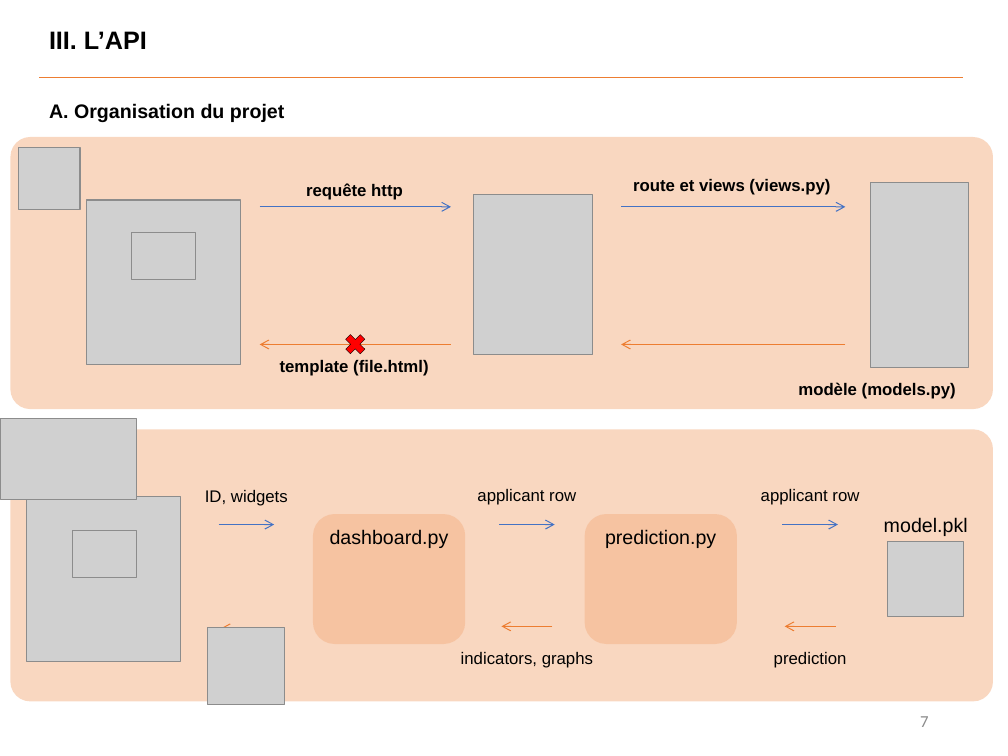
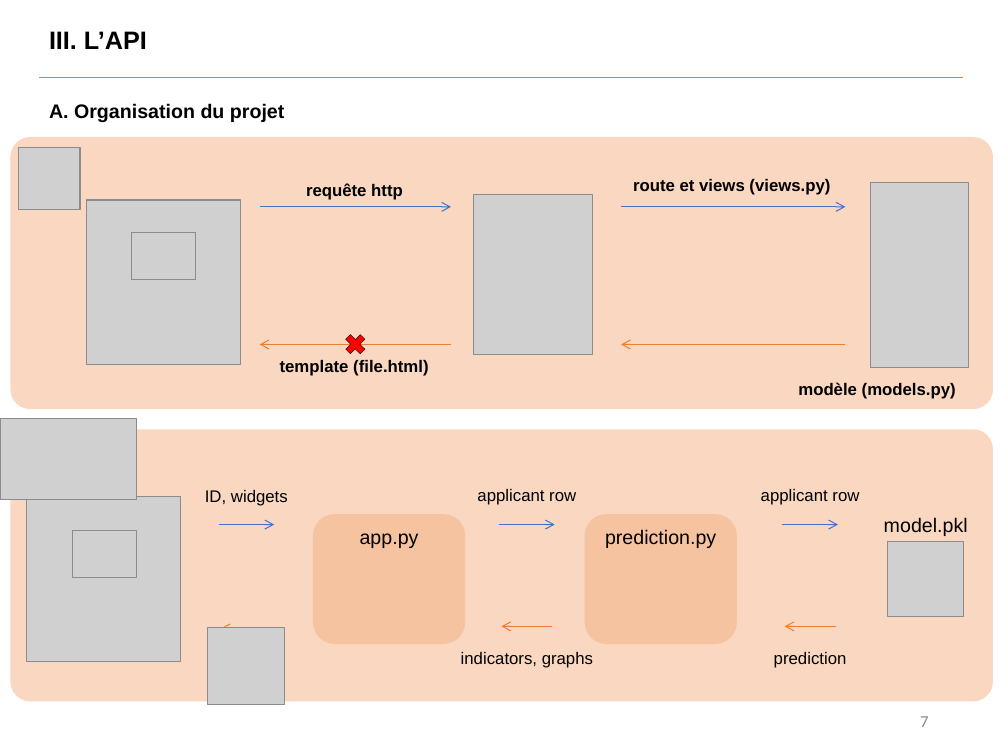
Before and after one commit to Benoit-78/P7_credit_loan_scoring_model, a slide deck: slide 7 of soutenance/P7_soutenance.pptx. Drawn at 1008x756 pixels with LibreOffice and Linux fonts; fonts in the diff are those of the drawing; grey boxes stand for pictures. Boxes give left, top, right and bottom in pixels: in the first picture for what was removed or moved away, otherwise in the second. Text is boxed around its words. In the diff, an @@ line names an element or a change of style, - is before the commit and + after.

```diff
--- a/soutenance/P7_soutenance.pptx
+++ b/soutenance/P7_soutenance.pptx
@@ text in rounded rectangle at box(360, 533, 419, 548): text changed @@
-dashboard.py
+app.py
```
Also in this commit, not shown: 2 other slides changed, 2 other files.
